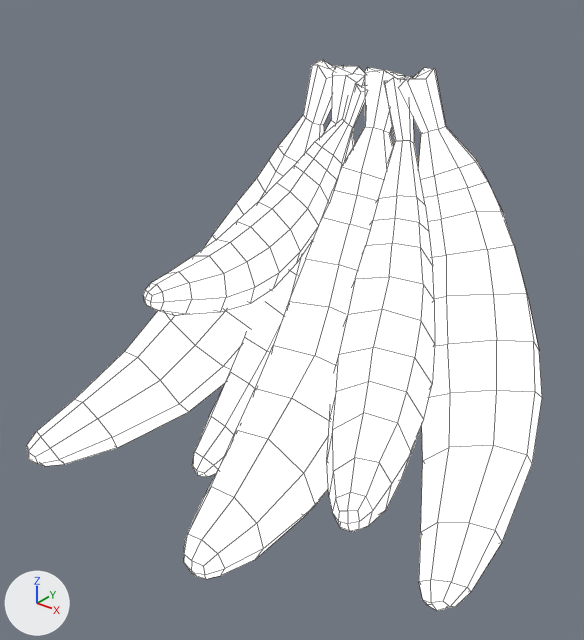
The FBX model assets/models/weapons/banana/banana_bunch.fbx as it was, and as the next commit left it.
Camera for both pictures: a camera (50 mm lens) standing at (0.316, -0.423, 0.315) and looking at (-0.002, -0.025, 0.068). Arrows for +X, +Y and +Z are at lower left; the lights stay in place. Mesh edges are drawn as thin lines. Where no turn or scale is listed for an object, it has been applied to the vertices.

In view in the first picture: 'banana_bunch'.
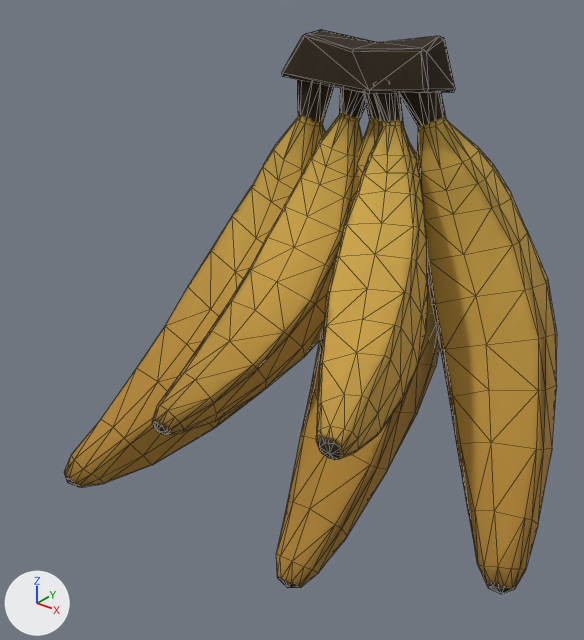
Location of each change, (x1, y1, x2, y2) in pixels of the pictures (584 x 640 px):
'banana_bunch', surface changed, reshaped (white to brown)
    before: (27, 60, 542, 611)
    after: (64, 30, 557, 594)
part 1 of me_banana_bunch, rebuilt (26% narrower)
    before: (184, 68, 405, 579)
    after: (276, 93, 440, 588)
part 2 of me_banana_bunch, rebuilt (49% taller)
    before: (143, 84, 368, 316)
    after: (152, 88, 366, 435)
part 3 of me_banana_bunch, rebuilt (10% wider, 8% shorter)
    before: (399, 68, 542, 611)
    after: (399, 93, 557, 594)
part 4 of me_banana_bunch, rebuilt (15% narrower)
    before: (27, 60, 343, 466)
    after: (64, 79, 334, 487)
part 5 of me_banana_bunch, added (brown)
    after: (282, 30, 455, 94)
part 6 of me_banana_bunch, deleted
    before: (193, 66, 365, 477)
part 7 of me_banana_bunch, deleted
    before: (327, 76, 435, 532)

The change in detail:
In material 'banana' (mat_banana), emission_strength is no longer 1.0.
me_banana_bunch is used by ob_banana_bunch; location (0.0, 0.0, 0.0).
me_banana_bunch had 636 vertices, 624 faces and spanned x -0.166..0.165, y -0.163..0.106, z -0.075..0.233.
me_banana_bunch now has 816 vertices, 1560 faces and spans x -0.17..0.182, y -0.13..0.135, z -0.101..0.253.
me_banana_bunch part 1: the loose piece of 106 vertices spanning x -0.034..0.064, y -0.163..0.074, z -0.068..0.229 is rebuilt with 313 vertices and now spans x -0.024..0.114, y -0.13..0.112, z -0.101..0.228.
me_banana_bunch part 2: the loose piece of 106 vertices spanning x -0.078..0.004, y -0.102..0.058, z 0.066..0.219 is rebuilt with 157 vertices and now spans x -0.068..0.005, y -0.124..0.073, z -0.002..0.224.
me_banana_bunch part 3: the loose piece of 106 vertices spanning x 0.025..0.165, y -0.076..0.106, z -0.075..0.233 is rebuilt with 157 vertices and now spans x 0.029..0.182, y -0.032..0.135, z -0.079..0.226.
me_banana_bunch part 4: the loose piece of 106 vertices spanning x -0.166..-0.025, y -0.154..0.084, z -0.062..0.228 is rebuilt with 157 vertices and now spans x -0.17..-0.025, y -0.122..0.105, z -0.096..0.227.
me_banana_bunch part 5: a new loose piece of 32 vertices spanning x -0.062..0.059, y 0.026..0.073, z 0.214..0.253, in mat_banana (picture img_banana_color_png).
me_banana_bunch part 6: the loose piece of 106 vertices spanning x -0.089..-0.002, y -0.073..0.103, z -0.07..0.228 is deleted.
me_banana_bunch part 7: the loose piece of 106 vertices spanning x 0.015..0.128, y -0.131..0.063, z -0.012..0.226 is deleted.
